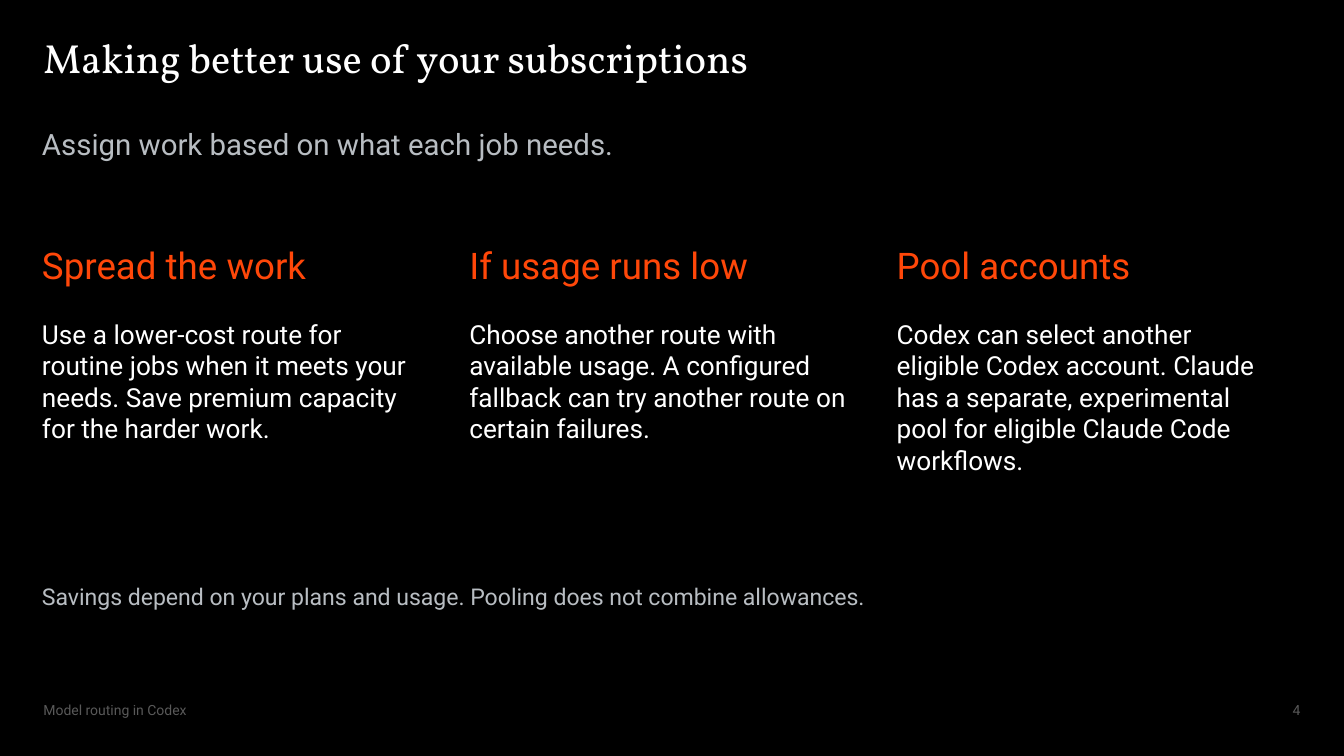
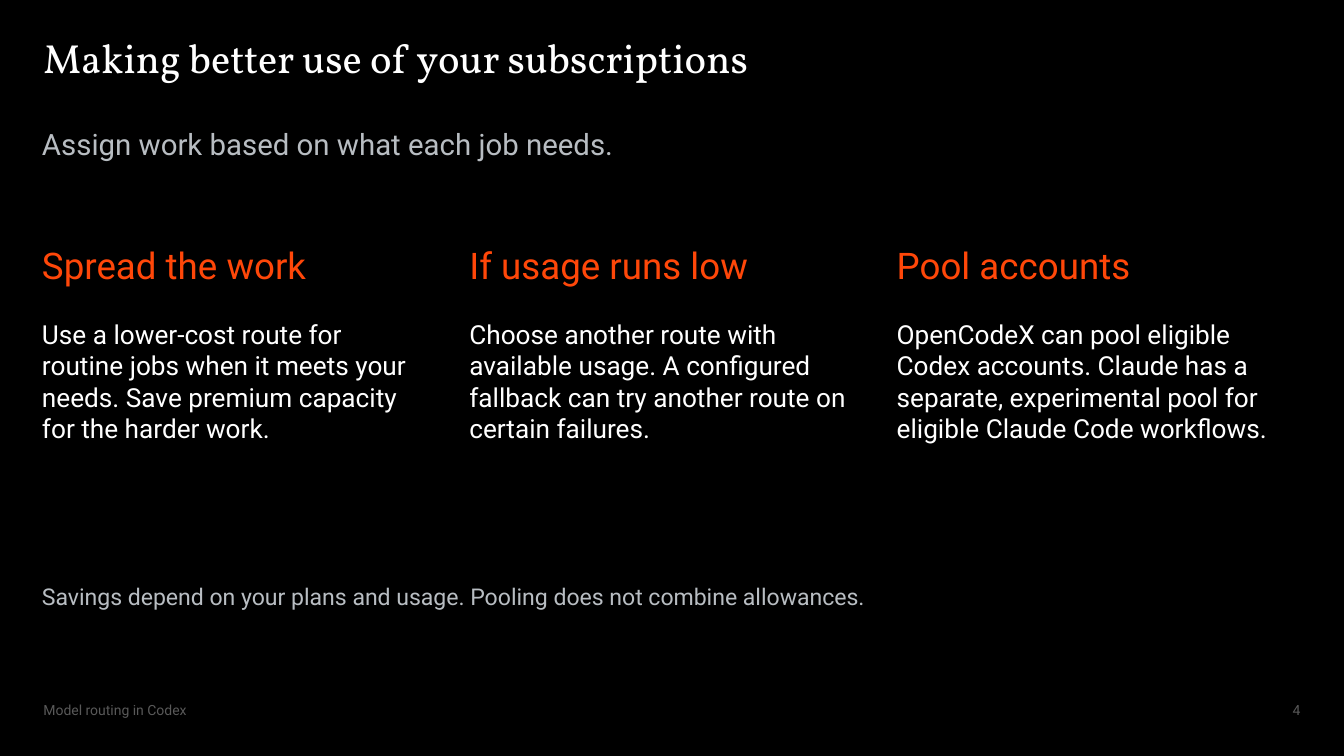
Before and after one commit to Max-FM/RDP-Train-the-Trainer-Workshop-2026, a slide deck: slide 4 of presentation/model-routing.pptx. Drawn at 1344x756 pixels with LibreOffice and Linux fonts; fonts in the diff are those of the drawing. Boxes give left, top, right and bottom in pixels: in the first picture for what was removed or moved away, otherwise in the second. Text is boxed around its words. In the diff, an @@ line names an element or a change of style, - is before the commit and + after.

```diff
--- a/presentation/model-routing.pptx
+++ b/presentation/model-routing.pptx
@@ text at [897, 324, 1267, 444]: text changed @@
-Codex can select another eligible Codex account. Claude has a separate, experimental pool for eligible Claude Code workflows.
+OpenCodeX can pool eligible Codex accounts. Claude has a separate, experimental pool for eligible Claude Code workflows.
```
Also in this commit, not shown: 4 other slides changed, 4 other files.
